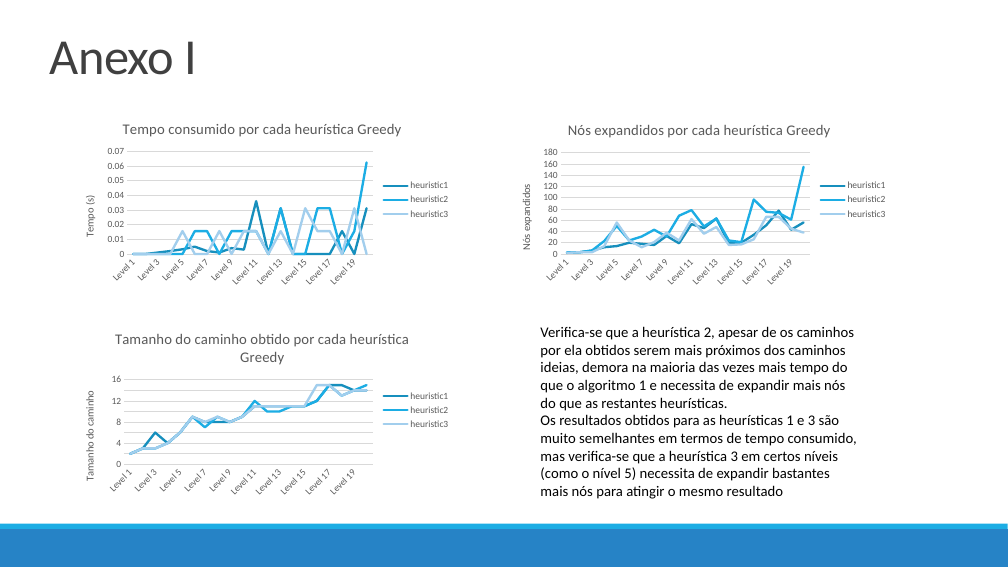
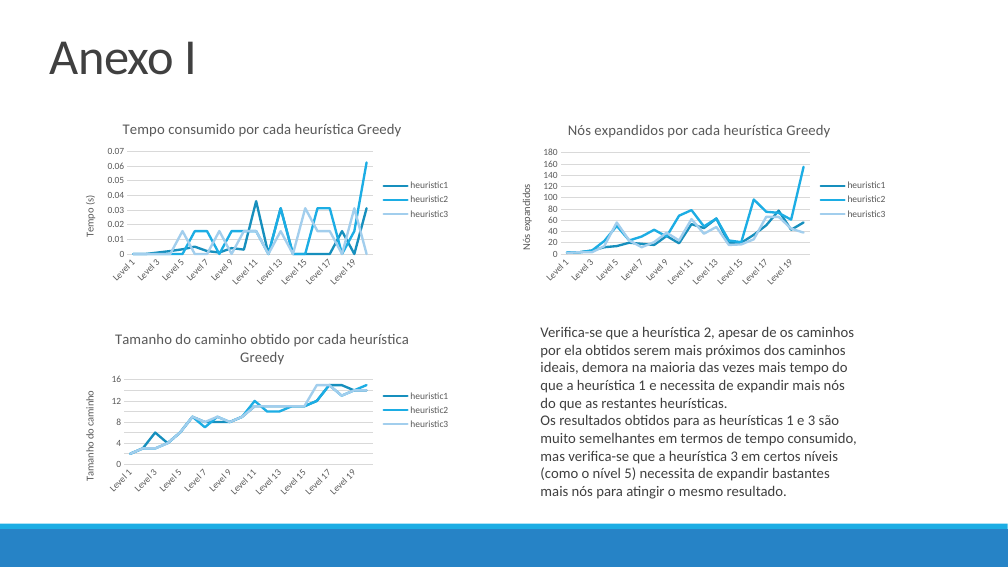
Before and after one commit to pedrovponte/IART-g39, a slide deck: slide 14 of docs/finalpresentation.pptx. Drawn at 1008x567 pixels with LibreOffice and Linux fonts; fonts in the diff are those of the drawing. Boxes give left, top, right and bottom in pixels: in the first picture for what was removed or moved away, otherwise in the second. Text is boxed around its words. In the diff, an @@ line names an element or a change of style, - is before the commit and + after.

```diff
--- a/docs/finalpresentation.pptx
+++ b/docs/finalpresentation.pptx
@@ text at box(540, 326, 857, 499): text changed; text colour #000000 to #404040 @@
-Verifica-se que a heurística 2, apesar de os caminhos por ela obtidos serem mais próximos dos caminhos ideias, demora na maioria das vezes mais tempo do que o algoritmo 1 e necessita de expandir mais nós do que as restantes heurísticas.
-Os resultados obtidos para as heurísticas 1 e 3 são muito semelhantes em termos de tempo consumido, mas verifica-se que a heurística 3 em certos níveis (como o nível 5) necessita de expandir bastantes mais nós para atingir o mesmo resultado
+Verifica-se que a heurística 2, apesar de os caminhos por ela obtidos serem mais próximos dos caminhos ideais, demora na maioria das vezes mais tempo do que a heurística 1 e necessita de expandir mais nós do que as restantes heurísticas.
+Os resultados obtidos para as heurísticas 1 e 3 são muito semelhantes em termos de tempo consumido, mas verifica-se que a heurística 3 em certos níveis (como o nível 5) necessita de expandir bastantes mais nós para atingir o mesmo resultado.
```
Also in this commit, not shown: 4 other slides changed, 1 other file.
